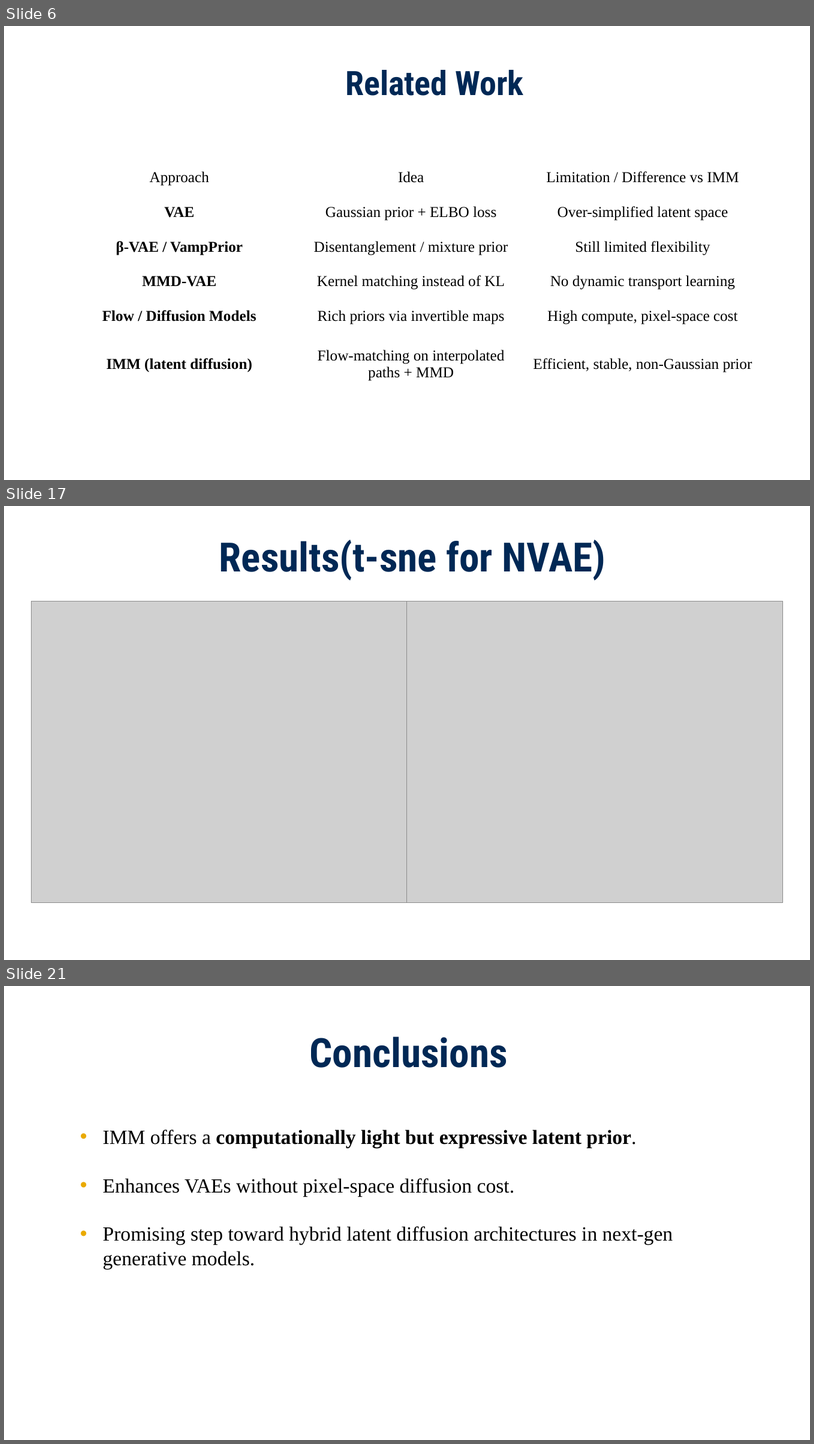
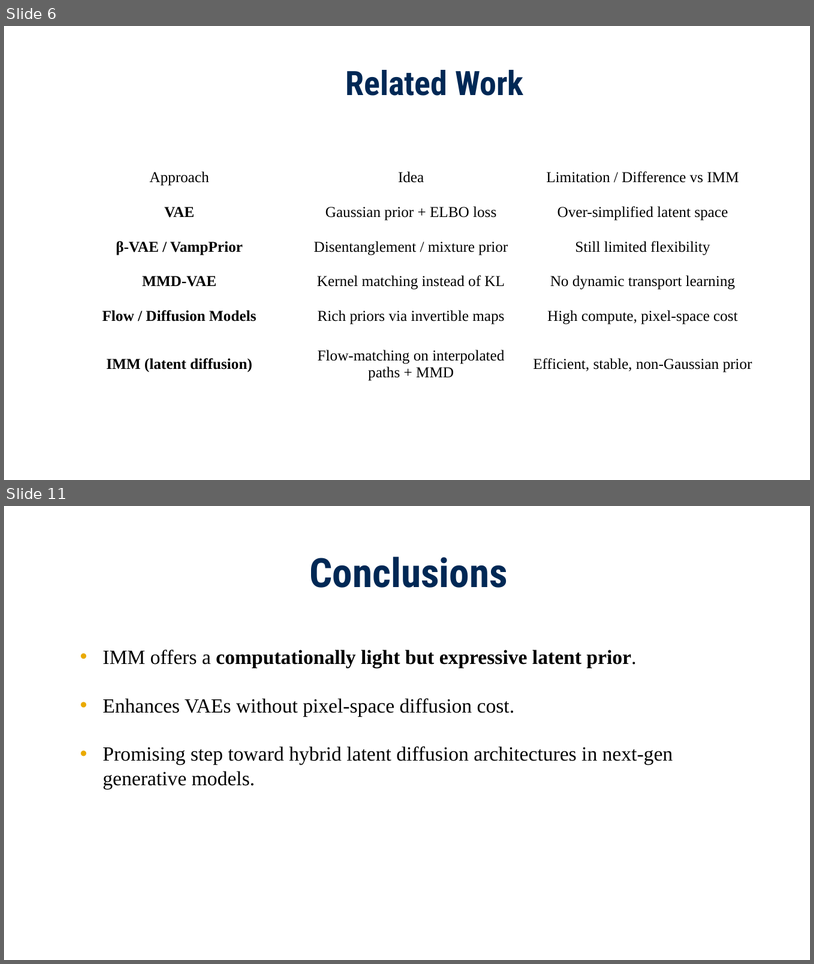
Before and after one commit to imranrimon/imm_vae, a slide deck: IMM_Midterm.pptx. Shown one above the other, each under a label of ours: slides 6, 17 and 21 before the commit, slides 6 and 11 after it; the slides between them are not shown. The pictures are 814x1444 and 814x964 pixels, drawn with LibreOffice and Linux fonts; fonts in the diff are those of the drawing; grey boxes stand for pictures; background and template pictures are left out. Boxes give left, top, right and bottom in pixels: in the first picture for what was removed or moved away, otherwise in the second. Text is boxed around its words. In the diff, an @@ line names an element or a change of style, - is before the commit and + after.

```diff
--- a/IMM_Midterm.pptx
+++ b/IMM_Midterm.pptx
@@ slide 17 removed at <box>4,506,810,960</box>, background picture (left out) @@
@@ text removed at <box>219,540,606,580</box> @@
-Results(t-sne for NVAE)
@@ picture removed at <box>31,601,408,901</box> @@
@@ picture removed at <box>408,601,784,901</box> @@
@@ what was slide 21 is now slide 11 @@
```
Also in this commit, not shown: 4 slides changed, 3 slides added, 12 other slides removed, 1 other file.
